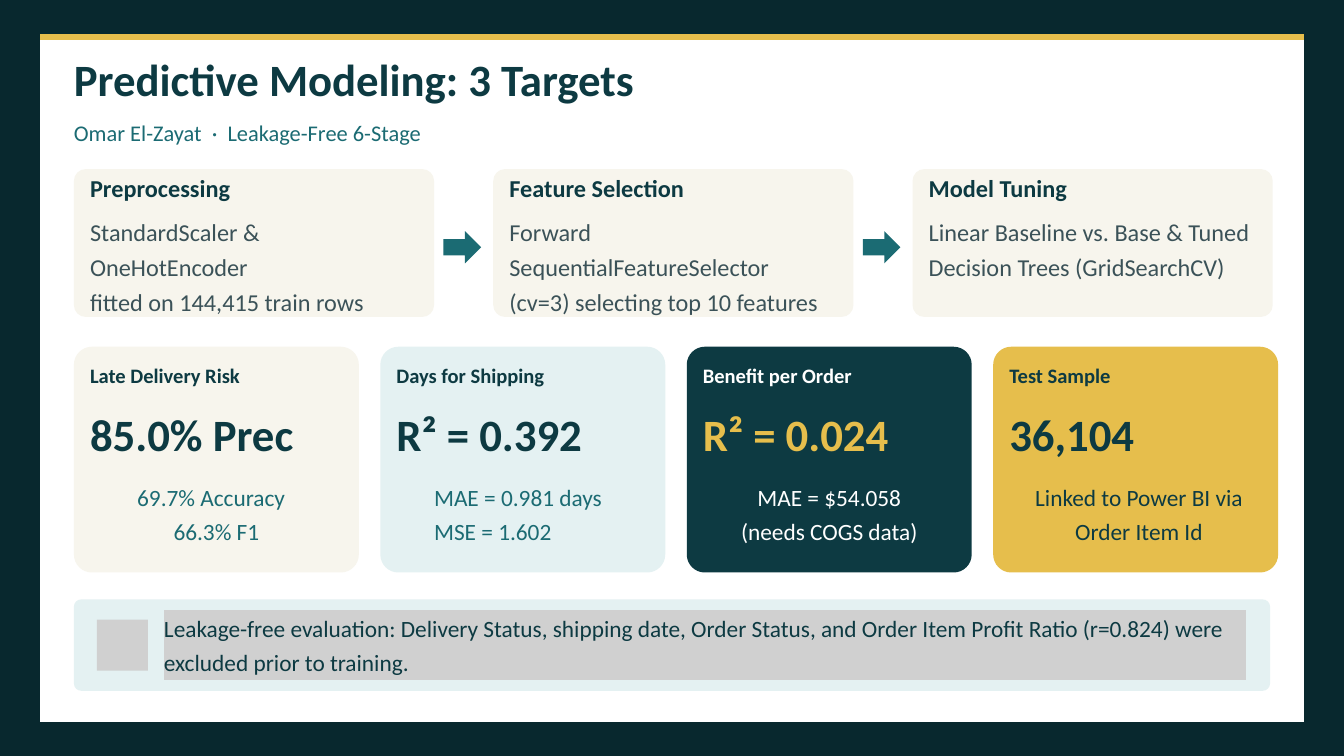
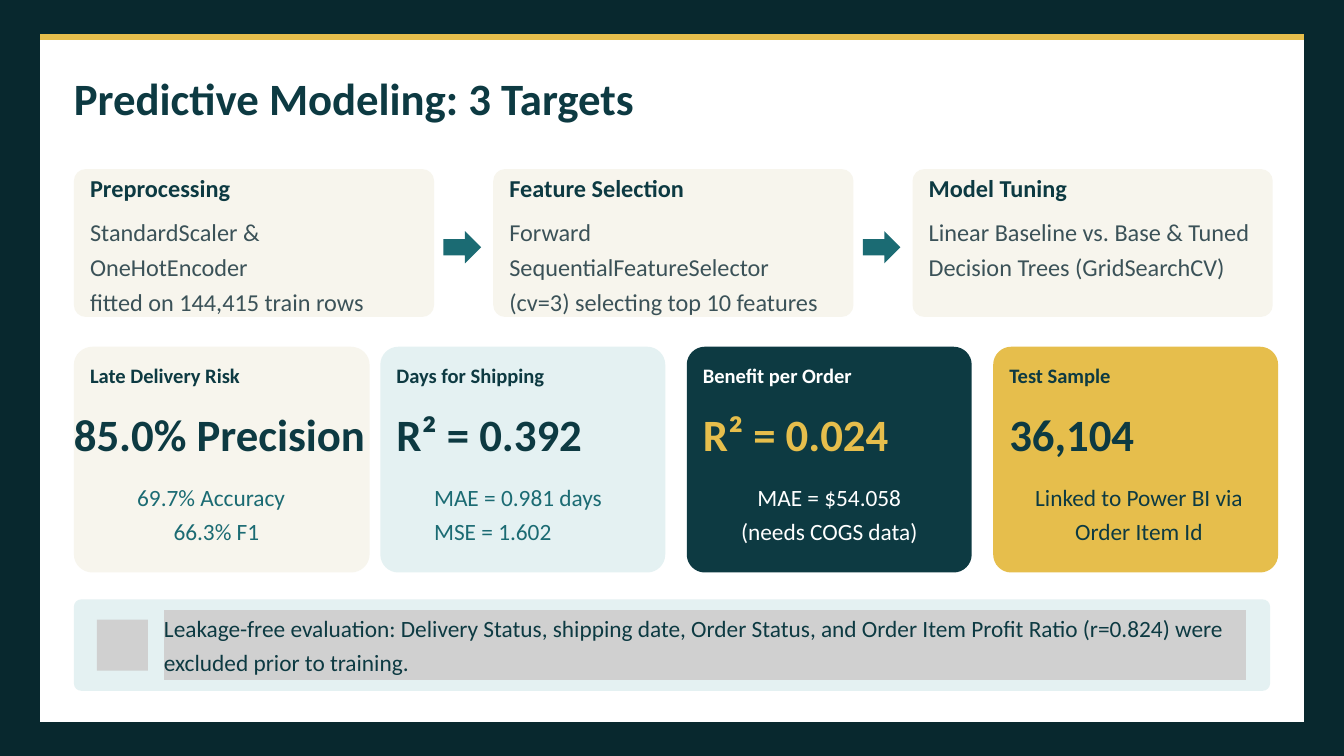
Before and after one commit to Team5-Depi/Supply-Chain-Dataset-Analysis-Final_Project, a slide deck: slide 10 of Presentation/Supply_Chain_Dataset_Analysis_Presentation.pptx. Drawn at 1344x756 pixels with LibreOffice and Linux fonts; fonts in the diff are those of the drawing; grey boxes stand for pictures. Boxes give left, top, right and bottom in pixels: in the first picture for what was removed or moved away, otherwise in the second. Text is boxed around its words. In the diff, an @@ line names an element or a change of style, - is before the commit and + after.

```diff
--- a/Presentation/Supply_Chain_Dataset_Analysis_Presentation.pptx
+++ b/Presentation/Supply_Chain_Dataset_Analysis_Presentation.pptx
@@ text "Predictive Modeling: 3 Targets": place and size @@
-text "Predictive Modeling: 3 Targets" at <box>74,64,634,104</box>
+text "Predictive Modeling: 3 Targets" at <box>74,83,634,123</box>
@@ text removed at <box>74,125,421,145</box> @@
-Omar El-Zayat · Leakage-Free 6-Stage
@@ freeform shape: place and size @@
-freeform shape at <box>74,347,359,573</box>
+freeform shape at <box>74,347,370,573</box>
@@ text at <box>74,419,365,452</box>: text changed @@
-85.0% Prec
+85.0% Precision
```
Also in this commit, not shown: 10 other slides changed.
